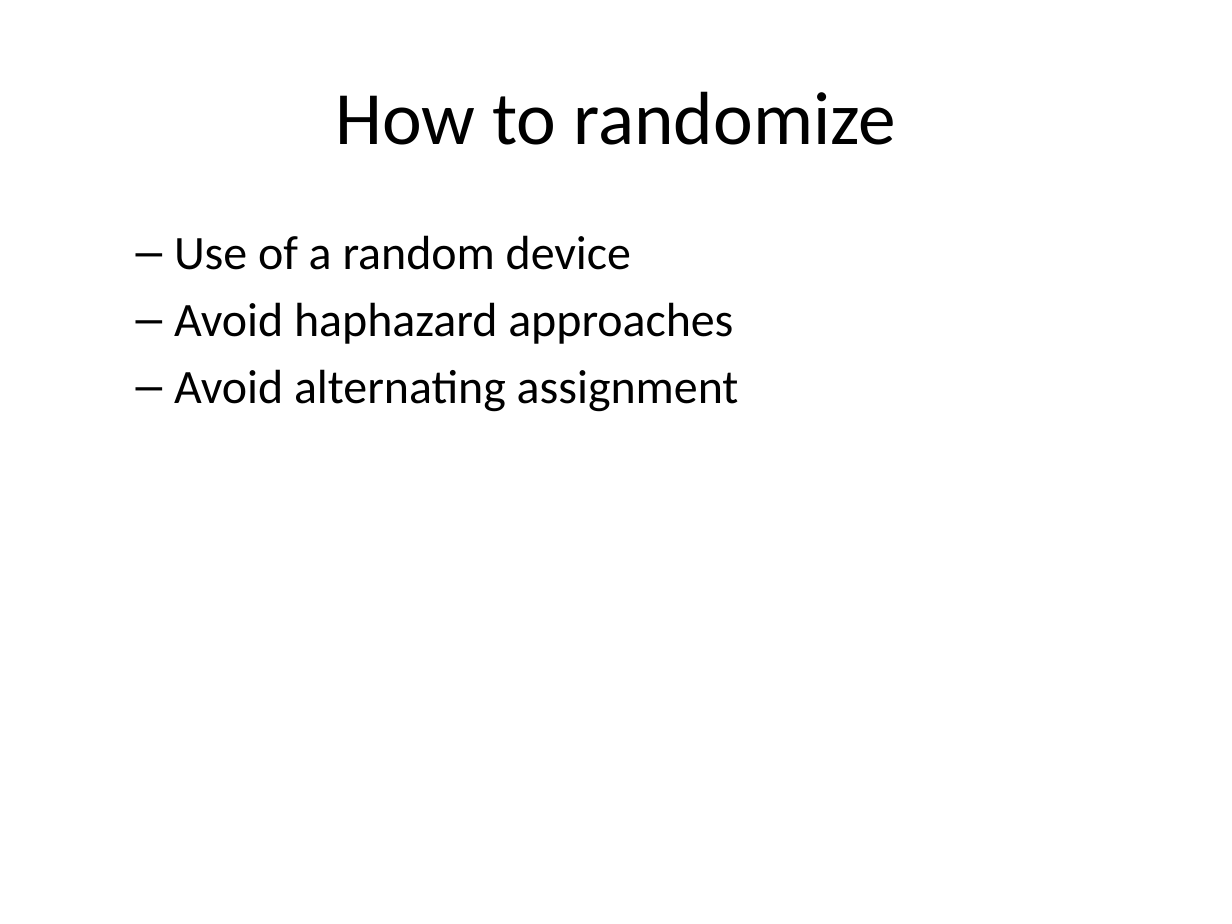
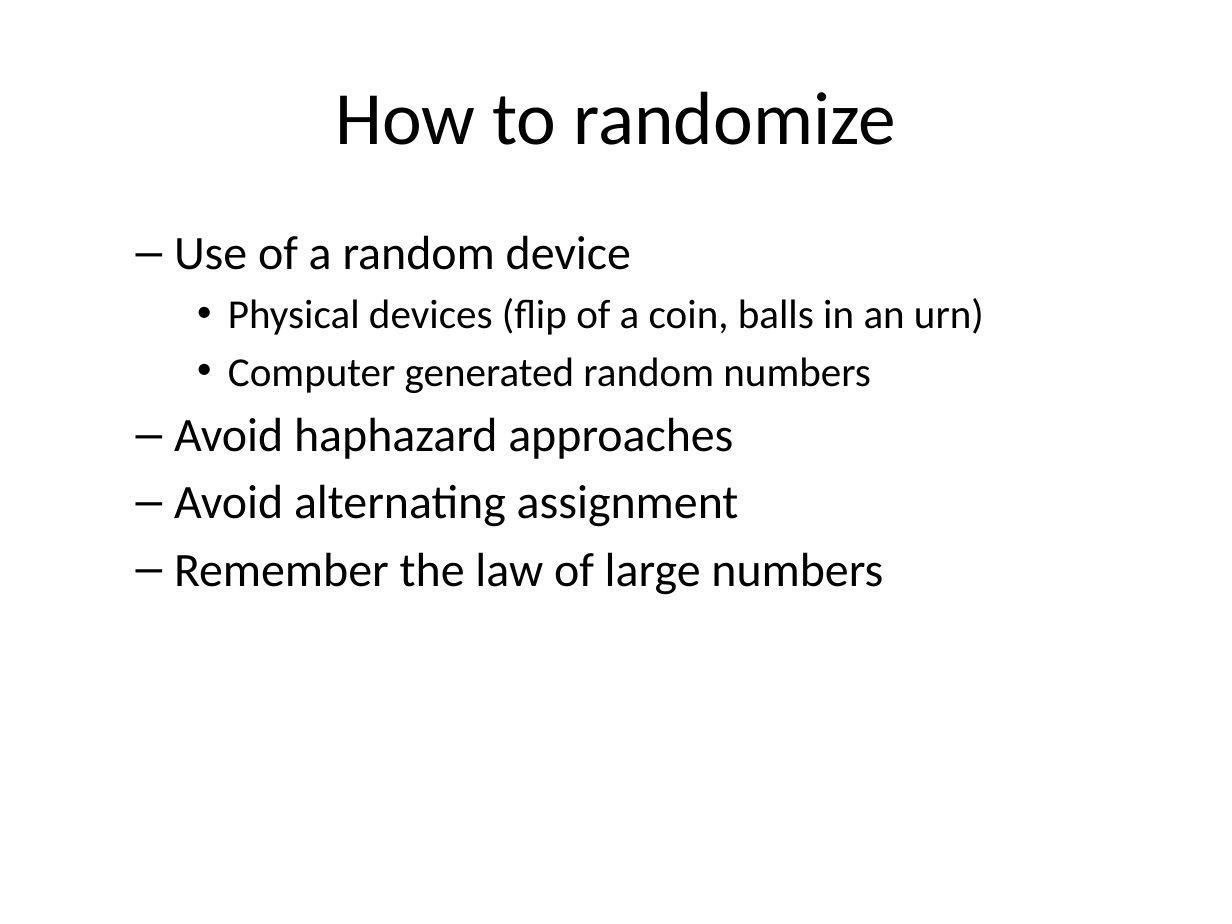
Before and after one commit to classes-medb/5510, a slide deck: slide 8 of src/video-04-randomized-trials.pptx. Drawn at 1232x924 pixels with LibreOffice and Linux fonts; fonts in the diff are those of the drawing. Boxes give left, top, right and bottom in pixels: in the first picture for what was removed or moved away, otherwise in the second. Text is boxed around its words. In the diff, an @@ line names an element or a change of style, - is before the commit and + after.

```diff
--- a/src/video-04-randomized-trials.pptx
+++ b/src/video-04-randomized-trials.pptx
@@ text at <box>228,298,984,393</box>: paragraphs added @@
+    • Physical devices (flip of a coin, balls in an urn)
+    • Computer generated random numbers
@@ text at <box>174,552,883,595</box>: paragraph added @@
+  – Remember the law of large numbers
```
Also in this commit, not shown: 8 other slides changed, 8 slides added, 19 slides removed, 11 other files.
